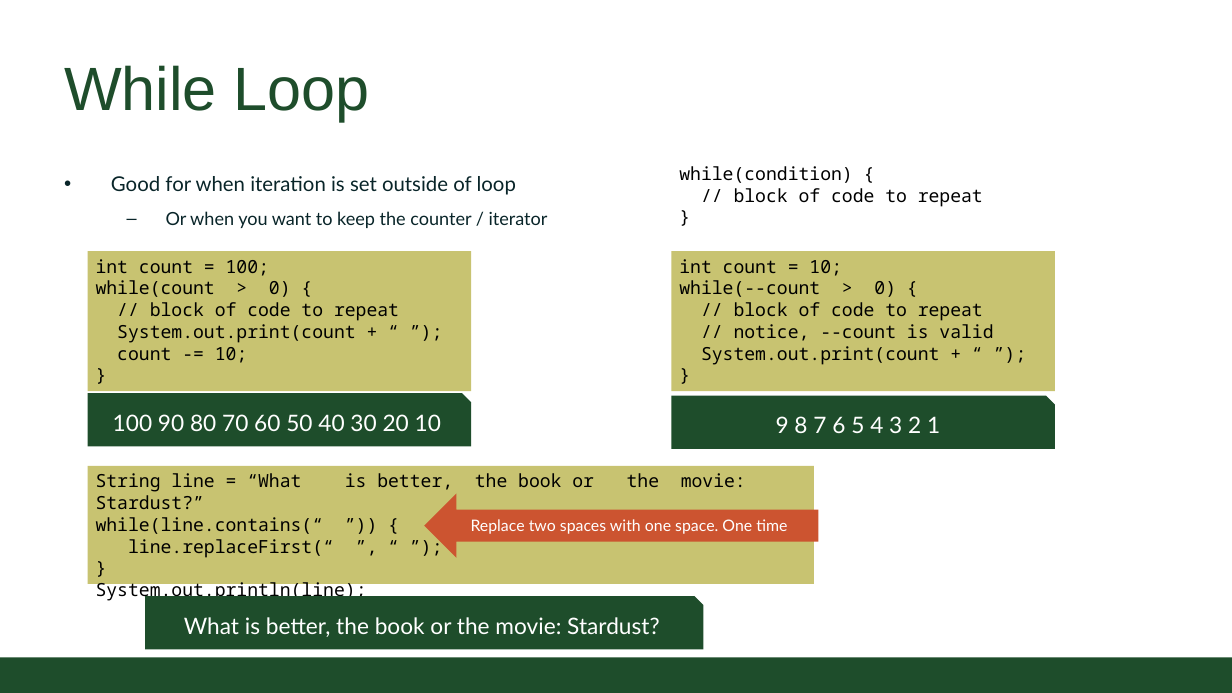
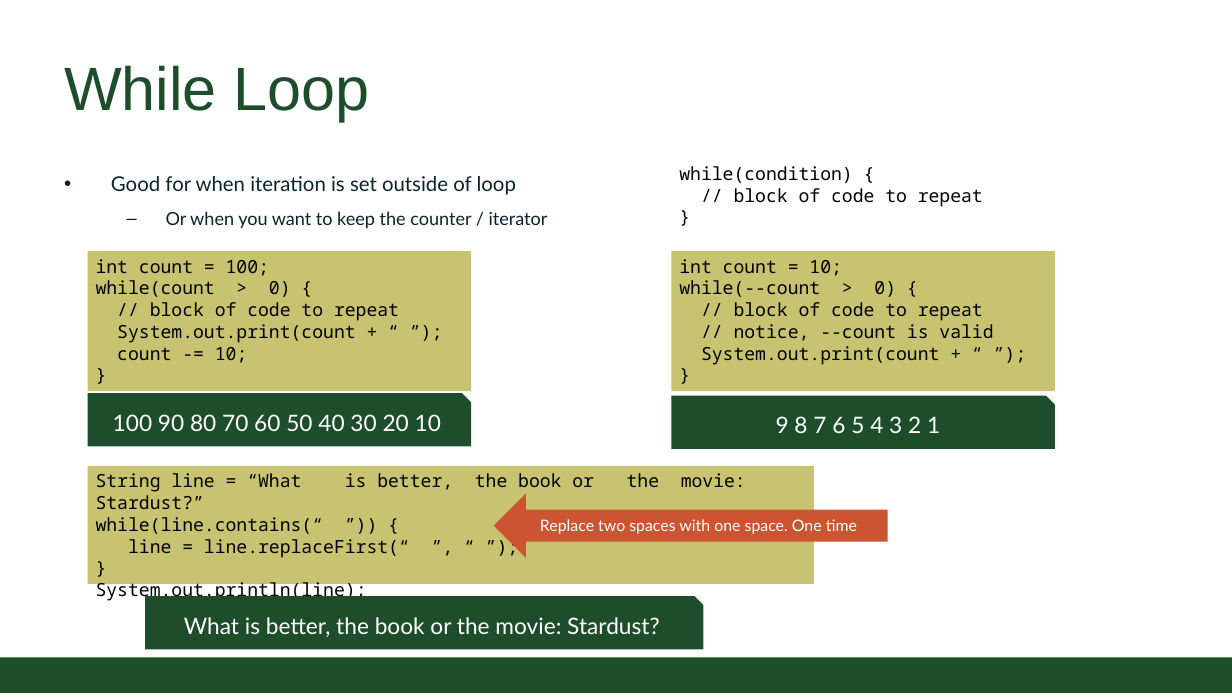
Before and after one commit to CSU-CompSci-CS163-4/Handouts, a slide deck: slide 5 of slides/On-Campus/06_02_MoreLoops.pptx (slide 4 before the commit). Drawn at 1232x693 pixels with LibreOffice and Linux fonts; fonts in the diff are those of the drawing; background and template pictures are left out. Boxes give left, top, right and bottom in pixels: in the first picture for what was removed or moved away, otherwise in the second. Text is boxed around its words. In the diff, an @@ line names an element or a change of style, - is before the commit and + after.

```diff
--- a/slides/On-Campus/06_02_MoreLoops.pptx
+++ b/slides/On-Campus/06_02_MoreLoops.pptx
@@ left arrow "Replace two spaces with one ..." moved from (x1=424, y1=493, x2=818, y2=558) to (x1=493, y1=493, x2=887, y2=558) @@
@@ text in rectangle at (x1=128, y1=539, x2=410, y2=558): text changed @@
-line.replaceFirst(“ ”, “ ”);
+line = line.replaceFirst(“ ”, “ ”);
```
Also in this commit, not shown: 4 other slides changed, 1 other file.
